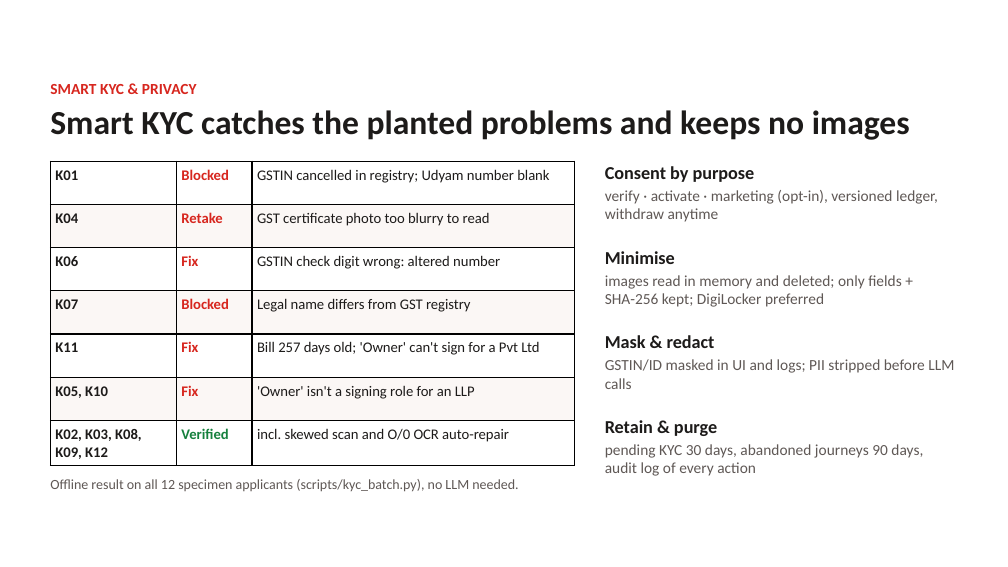
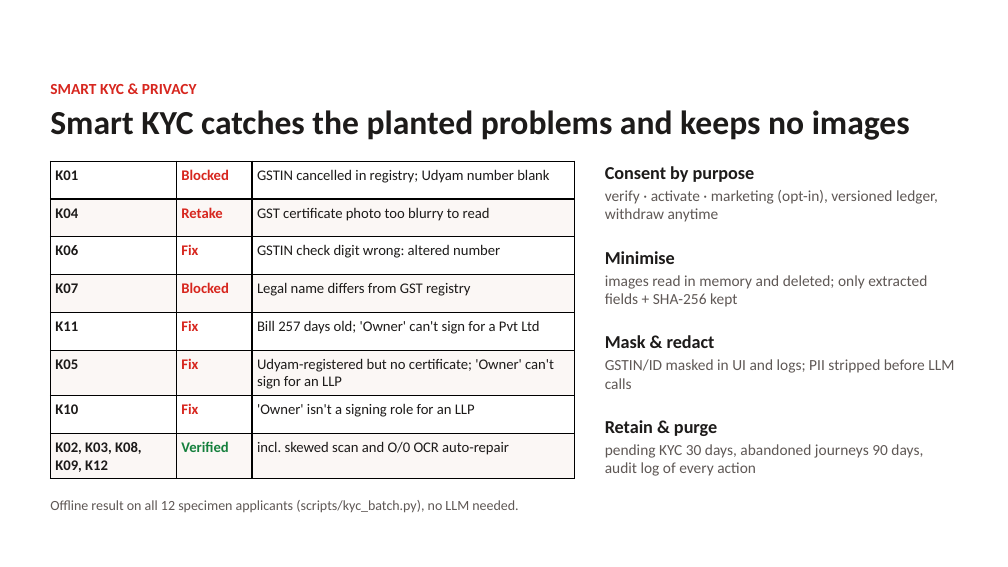
Before and after one commit to Psquare31/Airtel-Sync-26, a slide deck: slide 7 of docs/deck/Udyam_Digital_Business_Case.pptx. Drawn at 1008x567 pixels with LibreOffice and Linux fonts; fonts in the diff are those of the drawing; background and template pictures are left out. Boxes give left, top, right and bottom in pixels: in the first picture for what was removed or moved away, otherwise in the second. Text is boxed around its words. In the diff, an @@ line names an element or a change of style, - is before the commit and + after.

Commit message:
advisor asks current tools; kyc requires udyam for registered businesses, udyam lookup in ui, digilocker optional

```diff
--- a/docs/deck/Udyam_Digital_Business_Case.pptx
+++ b/docs/deck/Udyam_Digital_Business_Case.pptx
@@ table at (x1=50, y1=161, x2=575, y2=476) @@
-row 6: K05, K10 | Fix | 'Owner' isn't a signing role for an LLP
+row 6: K05 | Fix | Udyam-registered but no certificate; 'Owner' can't sign for an LLP
+row 7: K10 | Fix | 'Owner' isn't a signing role for an LLP
@@ text at (x1=605, y1=275, x2=927, y2=307): text changed @@
-images read in memory and deleted; only fields + SHA-256 kept; DigiLocker preferred
+images read in memory and deleted; only extracted fields + SHA-256 kept
@@ text "Offline result on all 12 ..." moved from (x1=50, y1=479, x2=518, y2=492) to (x1=50, y1=500, x2=518, y2=513) @@
```
Also in this commit, not shown: 2 other slides changed, 19 other files.
